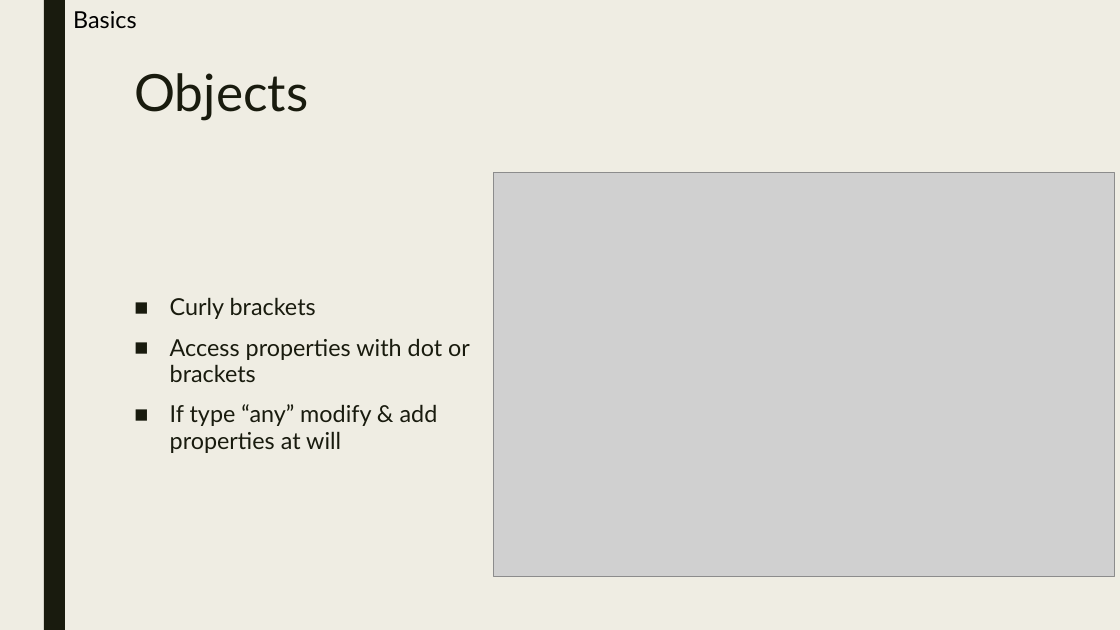
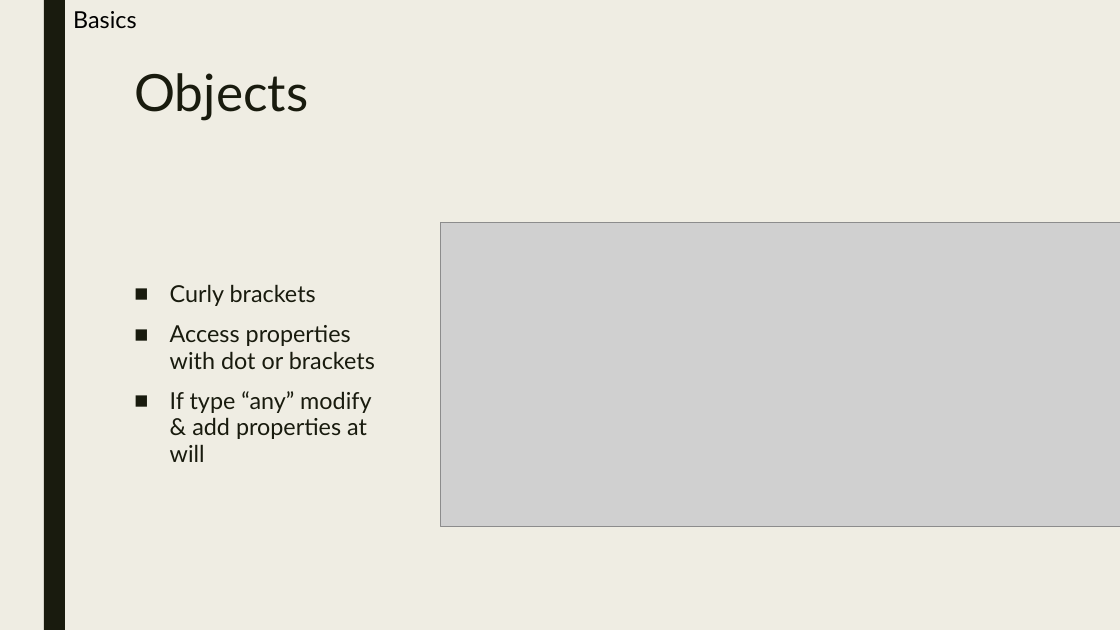
Before and after one commit to manuelhuber/typescript, a slide deck: slide 8 of Typescript.pptx. Drawn at 1120x630 pixels with LibreOffice and Linux fonts; fonts in the diff are those of the drawing; grey boxes stand for pictures. Boxes give left, top, right and bottom in pixels: in the first picture for what was removed or moved away, otherwise in the second. Text is boxed around its words. In the diff, an @@ line names an element or a change of style, - is before the commit and + after.

Commit message:
new version of ppts

```diff
--- a/Typescript.pptx
+++ b/Typescript.pptx
@@ text "Curly brackets" rewrapped from <box>170,297,470,453</box> to <box>170,284,375,462</box> @@
@@ picture: place and size @@
-picture at <box>493,173,1114,577</box>
+picture at <box>441,222,1120,527</box>
```
Also in this commit, not shown: 5 other slides changed, 1 slide added, 1 other file.
